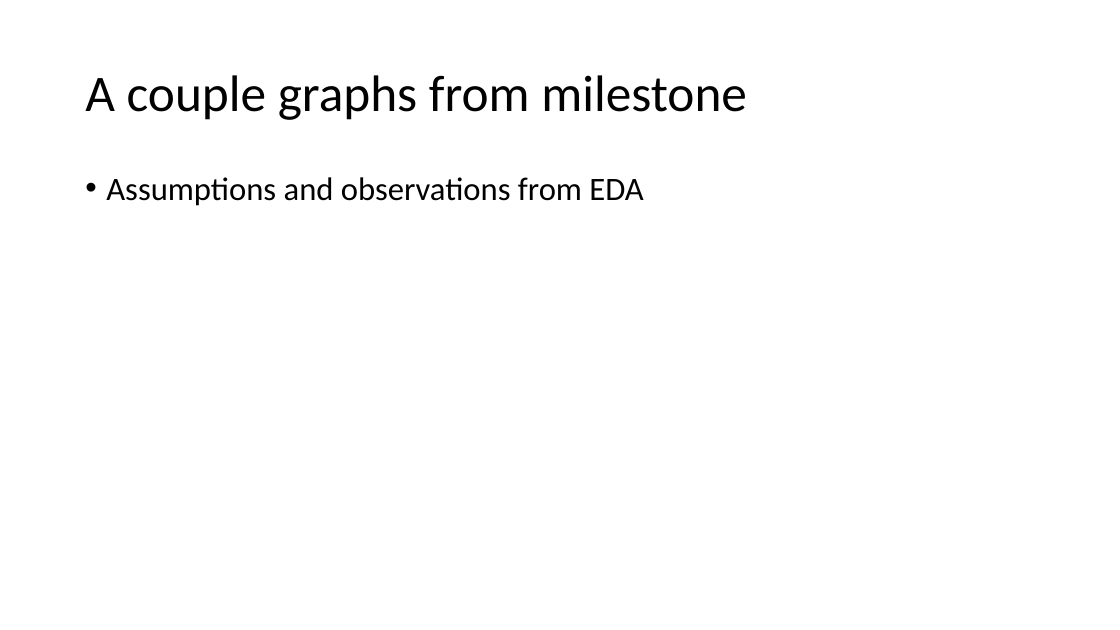
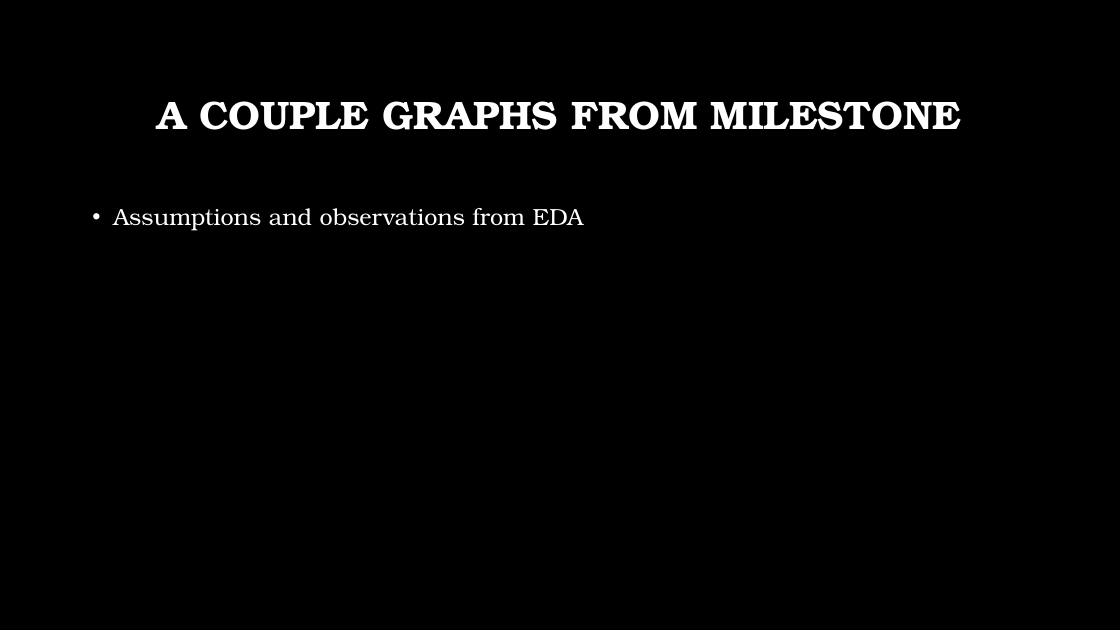
Before and after one commit to pratha19/Hourly_Energy_Consumption_Prediction, a slide deck: slide 7 of Capstone1_SDGE_ML.pptx (slide 4 before the commit). Drawn at 1120x630 pixels with LibreOffice and Linux fonts; fonts in the diff are those of the drawing; background and template pictures are left out. Boxes give left, top, right and bottom in pixels: in the first picture for what was removed or moved away, otherwise in the second. Text is boxed around its words. In the diff, an @@ line names an element or a change of style, - is before the commit and + after.

```diff
--- a/Capstone1_SDGE_ML.pptx
+++ b/Capstone1_SDGE_ML.pptx
@@ background #FFFFFF to picture (left out) @@
@@ title at [157, 101, 961, 130]: text changed; size 44 to 34 pt; font Calibri to TeX Gyre Bonum; text colour #000000 to #FFFFFF; bold on @@
-A couple graphs from milestone
+A COUPLE GRAPHS FROM MILESTONE
@@ text "Assumptions and observations from EDA": place and size @@
-text "Assumptions and observations from EDA" at [106, 177, 643, 206]
+text "Assumptions and observations from EDA" at [113, 208, 584, 231]
@@ text "Assumptions and observations from EDA" at [113, 208, 584, 231]: size 28 to 20 pt, font Calibri to TeX Gyre Bonum, text colour #000000 to #FFFFFF; line spacing 0.9 to 1.2 @@
```
Also in this commit, not shown: 11 other slides changed, 6 slides added, 3 slides removed, 1 other file.
